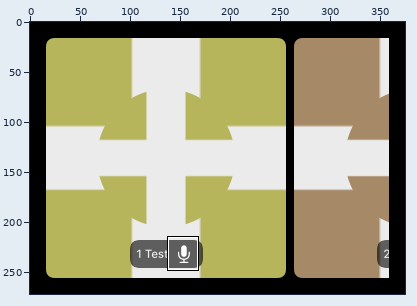
Sprite sheet: StreamVideoSwiftUITests/CallView/LayoutComponents/__Snapshots__/HorizontalParticipantsListView_Tests/test_layout_participantsWithAudio_withoutAllInfo_viewWasCon. Above: a wide view before the commit, with the close-up outlined.
Close-up. As it was:
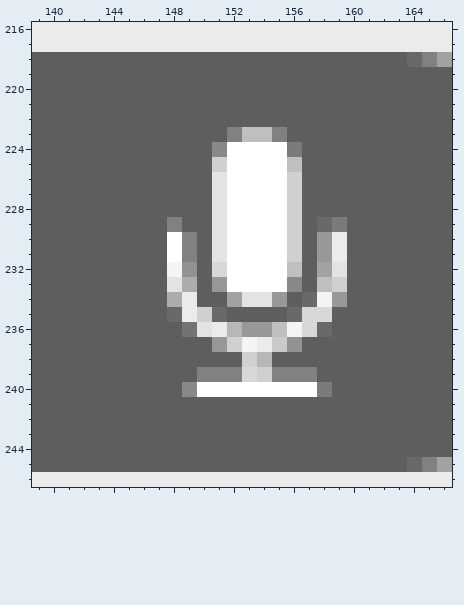
The file is 375x272 pixels. Colours within 5 levels of each other are drawn and written as one. Shown: x 139..166, y 216..246.
Now the later version:
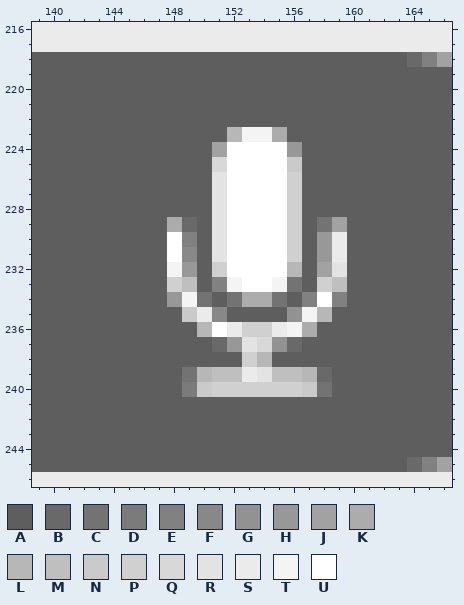
Palette (. is transparent): A #5e5e5e  B #696969  C #737373  D #7b7b7b  E #818181  F #888888  G #929292  H #989898  J #a2a2a2  K #acacac  L #b7b7b7  M #bfbfbf  N #cacaca  P #d0d0d0  Q #d8d8d8  R #e3e3e3  S #ebebeb  T #f4f4f4  U #ffffff
Diff:
{"y":223,"x":152,"old":"EMME","new":"LTTK"}
{"y":224,"x":151,"old":"F","new":"J"}
{"y":224,"x":156,"old":"D","new":"H"}
{"y":225,"x":151,"old":"P","new":"Q"}
{"y":225,"x":156,"old":"M","new":"N"}
{"y":229,"x":148,"old":"EA","new":"KB"}
{"y":229,"x":158,"old":"BD","new":"CJ"}
{"y":231,"x":149,"old":"E","new":"F"}
{"y":232,"x":149,"old":"G","new":"H"}
{"y":232,"x":151,"old":"Q","new":"P"}
{"y":232,"x":156,"old":"M","new":"L"}
{"y":233,"x":148,"old":"RK","new":"PM"}
{"y":233,"x":151,"old":"HU","new":"ET"}
{"y":233,"x":155,"old":"UF","new":"TC"}
{"y":233,"x":158,"old":"MP","new":"PM"}
{"y":234,"x":148,"old":"KSA","new":"HTC"}
{"y":234,"x":152,"old":"JRRH","new":"CKKC"}
{"y":234,"x":157,"old":"BTH","new":"EUE"}
{"y":235,"x":148,"old":"BSPB","new":"ANSF"}
{"y":235,"x":156,"old":"BQQ","new":"GTL"}
{"y":236,"x":149,"old":"CRSLHHM","new":"ALUSPPS"}
{"y":236,"x":157,"old":"QB","new":"KA"}
{"y":237,"x":151,"old":"HPTSNG","new":"BHRQGB"}
{"y":239,"x":149,"old":"AEEEQPEEEA","new":"CLMMSRMMLB"}
{"y":240,"x":149,"old":"FUUUUUUUUD","new":"DNPPPPPPNC"}
{"label":"changed","picture_box":[167,127,347,397]}
